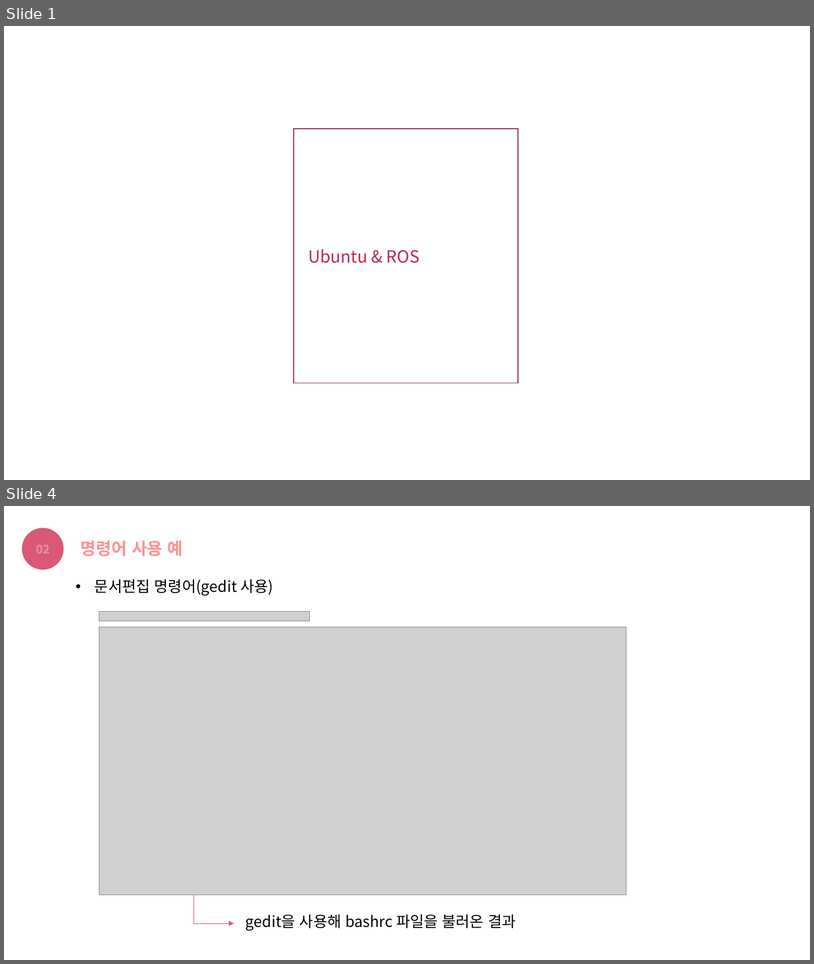
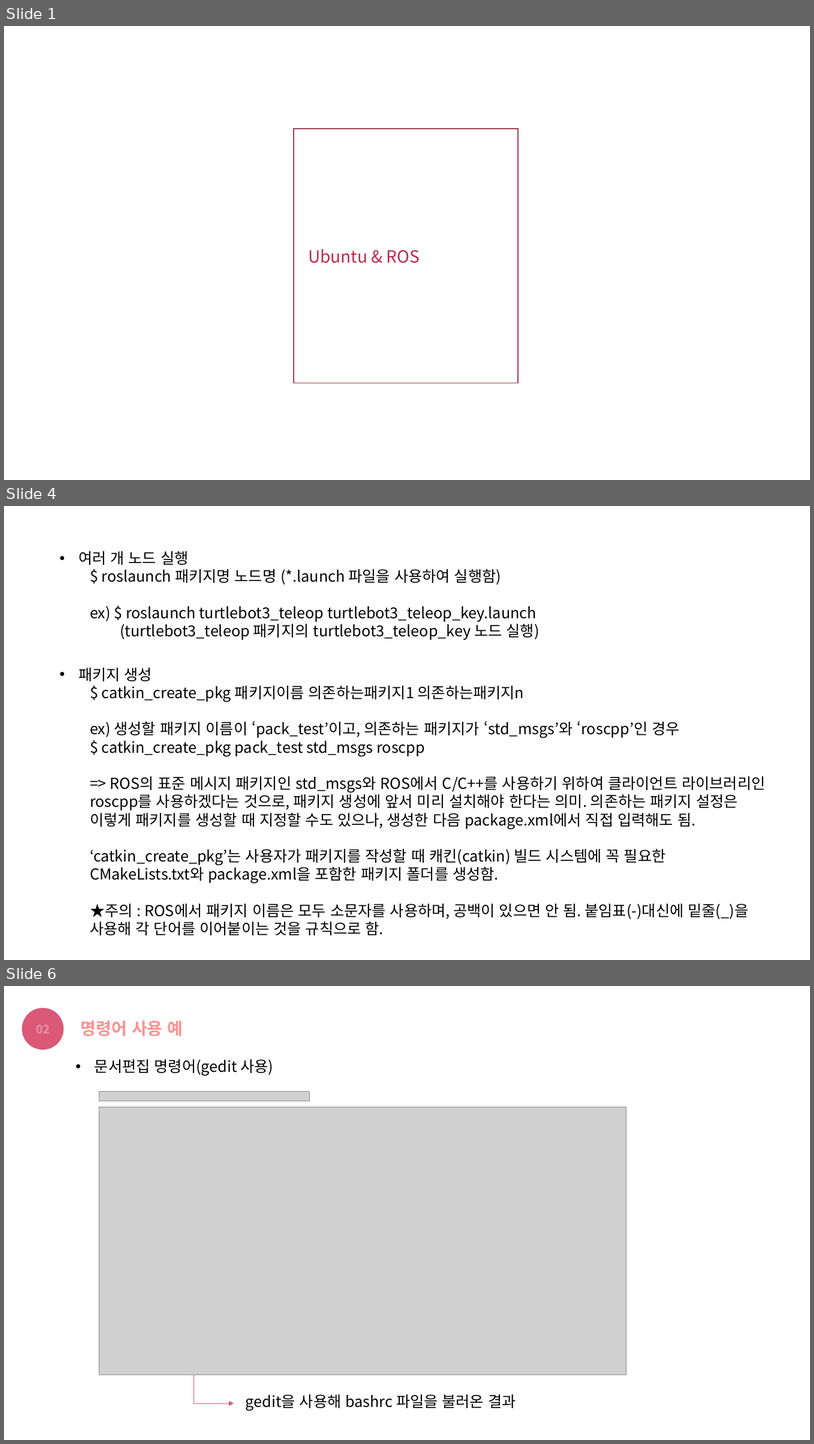
Before and after one commit to choeunyoung0208/silverzero, a slide deck: Turtlebot/Ubuntu & ROS.pptx. Shown one above the other, each under a label of ours: slides 1 and 4 before the commit, slides 1, 4 and 6 after it; the slides between them are not shown. The pictures are 814x964 and 814x1444 pixels, drawn with LibreOffice and Linux fonts; fonts in the diff are those of the drawing; grey boxes stand for pictures. Boxes give left, top, right and bottom in pixels: in the first picture for what was removed or moved away, otherwise in the second. Text is boxed around its words. In the diff, an @@ line names an element or a change of style, - is before the commit and + after.

```diff
--- a/Turtlebot/Ubuntu & ROS.pptx
+++ b/Turtlebot/Ubuntu & ROS.pptx
@@ slide 4 added at (4,506,810,960), background #FFFFFF @@
@@ text added at (78,551,540,640), 18 pt, text #000000 @@
+• 여러 개 노드 실행
+  $ roslaunch 패키지명 노드명 (*.launch 파일을 사용하여 실행함)
+  ex) $ roslaunch turtlebot3_teleop turtlebot3_teleop_key.launch
+    (turtlebot3_teleop 패키지의 turtlebot3_teleop_key 노드 실행)
@@ text added at (78,667,765,935), 18 pt, text #000000 @@
+• 패키지 생성
+  $ catkin_create_pkg 패키지이름 의존하는패키지1 의존하는패키지n
+  ex) 생성할 패키지 이름이 ‘pack_test’이고, 의존하는 패키지가 ‘std_msgs’와 ‘roscpp’인 경우
+  $ catkin_create_pkg pack_test std_msgs roscpp
+  => ROS의 표준 메시지 패키지인 std_msgs와 ROS에서 C/C++를 사용하기 위하여 클라이언트 라이브러리인 roscpp를 사용하겠다는 것으로, 패키지 생성에 앞서 미리 설치해야 한다는 의미. 의존하는 패키지 설정은 이렇게 패키지를 생성할 때 지정할 수도 있으나, 생성한 다음 package.xml에서 직접 입력해도 됨.
+  ‘catkin_create_pkg’는 사용자가 패키지를 작성할 때 캐킨(catkin) 빌드 시스템에 꼭 필요한 CMakeLists.txt와 package.xml을 포함한 패키지 폴더를 생성함.
+  ★주의 : ROS에서 패키지 이름은 모두 소문자를 사용하며, 공백이 있으면 안 됨. 붙임표(-)대신에 밑줄(_)을 사용해 각 단어를 이어붙이는 것을 규칙으로 함.
@@ what was slide 4 is now slide 6 @@
```
Also in this commit, not shown: 3 slides changed, 3 other slides added, 1 other file.
